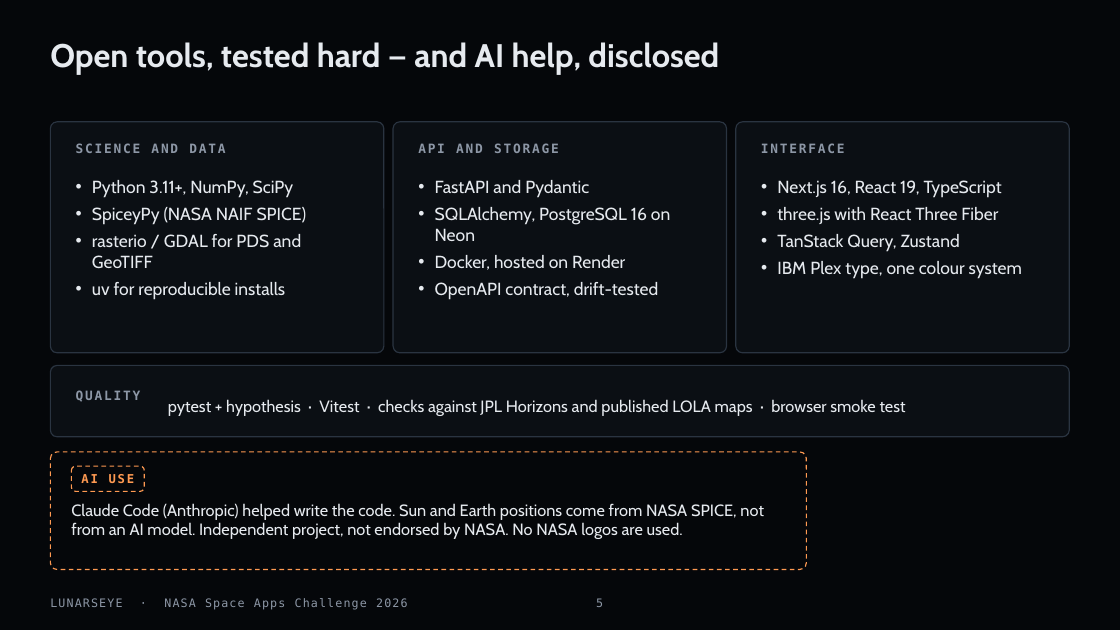
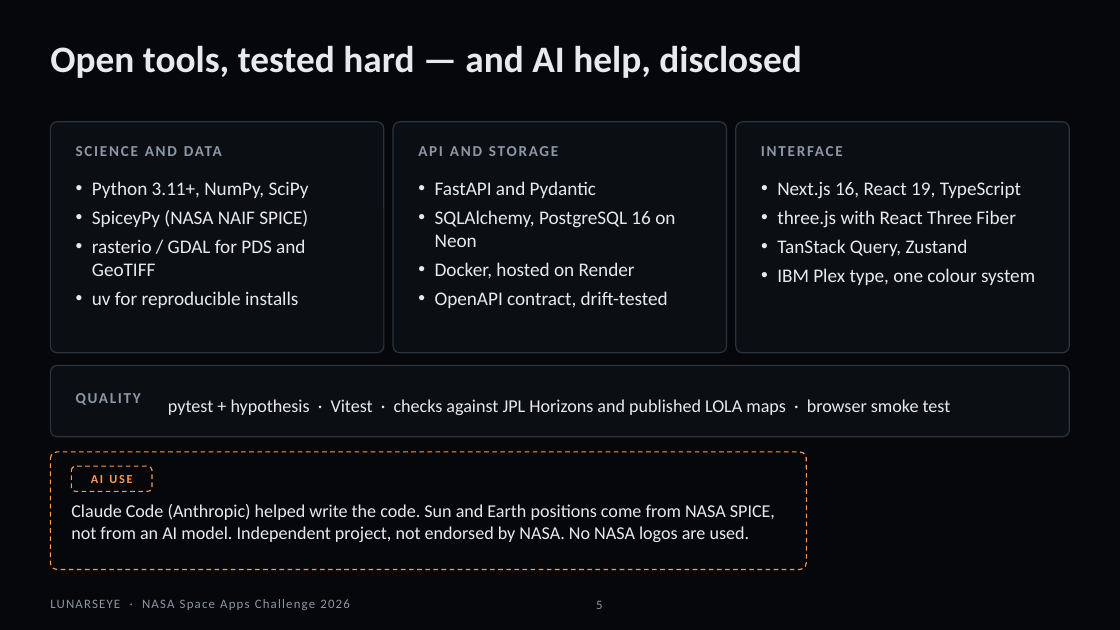
Before and after one commit to 5764678/LUNARSEYE, a slide deck: slide 5 of submission/LUNARSEYE_deck.pptx. Drawn at 1120x630 pixels with LibreOffice and Linux fonts; fonts in the diff are those of the drawing. Boxes give left, top, right and bottom in pixels: in the first picture for what was removed or moved away, otherwise in the second. Text is boxed around its words. In the diff, an @@ line names an element or a change of style, - is before the commit and + after.

```diff
--- a/submission/LUNARSEYE_deck.pptx
+++ b/submission/LUNARSEYE_deck.pptx
@@ title "Open tools, tested hard — ..." at (x1=50, y1=45, x2=802, y2=78): size 28 to 32 pt, font Cabin to Calibri @@
@@ size 15 to 16.5 pt, font Cabin to Calibri in 3 elements at (x1=92, y1=181, x2=309, y2=308), (x1=435, y1=181, x2=675, y2=308), (x1=777, y1=182, x2=1035, y2=285) @@
@@ size 11 to 13 pt, font DejaVu Sans Mono to Calibri in 4 elements at (x1=184, y1=146, x2=222, y2=156), (x1=418, y1=141, x2=704, y2=163), (x1=761, y1=141, x2=1047, y2=163), (x1=76, y1=388, x2=176, y2=410) @@
@@ text "pytest + hypothesis · Vitest ..." at (x1=168, y1=399, x2=951, y2=415): size 14 to 15.5 pt, font Cabin to Calibri @@
@@ rounded rectangle "AI USE" resized from (x1=71, y1=466, x2=145, y2=492) to (x1=71, y1=466, x2=152, y2=492) @@
@@ rounded rectangle "AI USE" at (x1=71, y1=466, x2=152, y2=492): font DejaVu Sans Mono to Calibri @@
@@ text "Claude Code (Anthropic) helped write ..." at (x1=71, y1=504, x2=775, y2=542): size 14 to 15.5 pt, font Cabin to Calibri @@
@@ text "LUNARSEYE · NASA Space Apps ..." at (x1=50, y1=599, x2=350, y2=610): size 10 to 11 pt, font DejaVu Sans Mono to Calibri @@
@@ page number at (x1=596, y1=601, x2=602, y2=609): size 10 to 11 pt, font DejaVu Sans Mono to Calibri @@
```
Also in this commit, not shown: 17 other slides changed, 43 other files.
